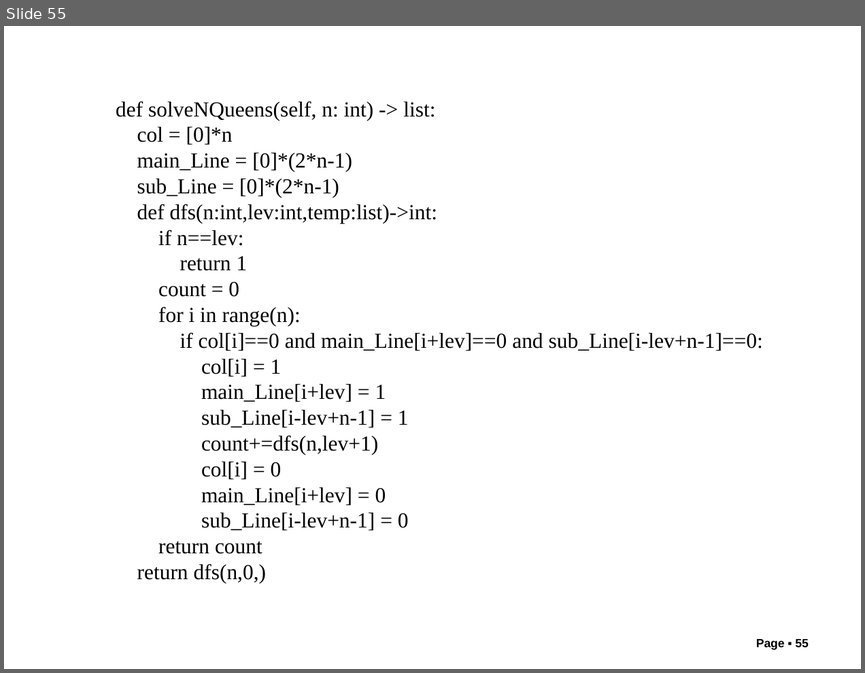
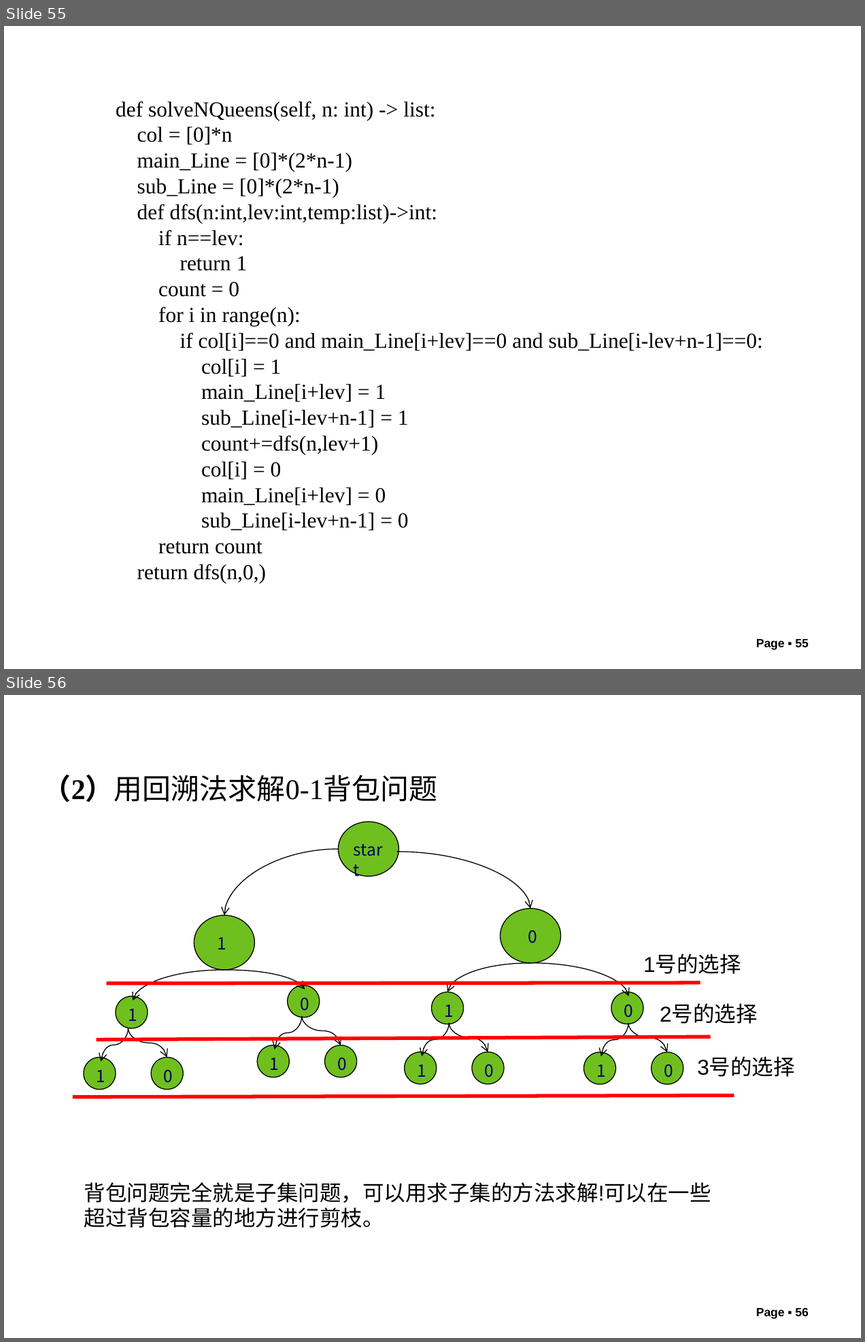
Before and after one commit to liutongling/DP, a slide deck: file/第6章 回朔法.pptx. Shown one above the other, each under a label of ours: slide 55 before the commit, slides 55 and 56 after it. The pictures are 865x673 and 865x1342 pixels, drawn with LibreOffice and Linux fonts; fonts in the diff are those of the drawing; background and template pictures are left out. Boxes give left, top, right and bottom in pixels: in the first picture for what was removed or moved away, otherwise in the second. Text is boxed around its words. In the diff, an @@ line names an element or a change of style, - is before the commit and + after.

```diff
--- a/file/第6章 回朔法.pptx
+++ b/file/第6章 回朔法.pptx
@@ slide 56 added at bbox=[4, 695, 861, 1338], background #FFFFFF @@
@@ text added at bbox=[43, 775, 438, 802], 24 pt, text #000000 @@
+（2）用回溯法求解0-1背包问题
@@ ellipse added at bbox=[338, 821, 399, 877], fill #6FC01E, outline #000000 0.75 pt @@
@@ text added at bbox=[345, 834, 397, 867], 14 pt, text #000066 @@
+start
@@ curved arrow added from (338, 849) to (224, 915), #000000 0.75 pt @@
@@ curved arrow added from (397, 852) to (530, 909), #000000 0.75 pt @@
@@ ellipse added at bbox=[194, 915, 255, 970], fill #6FC01E, outline #000000 0.75 pt @@
@@ ellipse added at bbox=[500, 909, 561, 963], fill #6FC01E, outline #000000 0.75 pt @@
@@ text added at bbox=[218, 937, 227, 949], 14 pt, text #000066 @@
+1
@@ text added at bbox=[528, 930, 538, 943], 14 pt, text #000066 @@
+0
@@ text added at bbox=[643, 955, 741, 974], 18 pt, text #000000 @@
+1号的选择
@@ curved arrow added from (224, 970) to (133, 1000), #000000 0.75 pt @@
@@ curved arrow added from (224, 970) to (305, 989), #000000 0.75 pt @@
@@ curved arrow added from (530, 963) to (447, 991), #000000 0.75 pt @@
@@ curved arrow added from (530, 963) to (629, 996), #000000 0.75 pt @@
@@ line added from (107, 983) to (700, 983), #FF0000 3 pt @@
@@ ellipse added at bbox=[116, 996, 147, 1028], fill #6FC01E, outline #000000 0.75 pt @@
@@ ellipse added at bbox=[288, 985, 320, 1017], fill #6FC01E, outline #000000 0.75 pt @@
@@ text added at bbox=[300, 997, 309, 1011], 14 pt, text #000066 @@
+0
@@ ellipse added at bbox=[432, 991, 463, 1023], fill #6FC01E, outline #000000 0.75 pt @@
@@ ellipse added at bbox=[611, 991, 643, 1023], fill #6FC01E, outline #000000 0.75 pt @@
@@ text added at bbox=[128, 1008, 138, 1021], 14 pt, text #000066 @@
+1
@@ group added at bbox=[257, 1016, 356, 1076]: 2 ellipses, 2 texts, 2 curved arrows @@
+0
+1
@@ text added at bbox=[444, 1004, 453, 1017], 14 pt, text #000066 @@
+1
@@ text added at bbox=[624, 1004, 634, 1017], 14 pt, text #000066 @@
+0
@@ text added at bbox=[660, 1004, 757, 1023], 18 pt, text #000000 @@
+2号的选择
@@ line added from (96, 1040) to (710, 1037), #FF0000 3 pt @@
@@ group added at bbox=[84, 1028, 183, 1089]: 2 ellipses, 2 texts, 2 curved arrows @@
+0
+1
@@ group added at bbox=[404, 1023, 504, 1083]: 2 ellipses, 2 texts, 2 curved arrows @@
+0
+1
@@ group added at bbox=[584, 1023, 683, 1084]: 2 ellipses, 2 texts, 2 curved arrows @@
+0
+1
@@ text added at bbox=[697, 1057, 795, 1076], 18 pt, text #000000 @@
+3号的选择
@@ line added from (73, 1097) to (734, 1095), #FF0000 3 pt @@
@@ text added at bbox=[84, 1182, 711, 1227], 18 pt, text #000000 @@
+背包问题完全就是子集问题，可以用求子集的方法求解!可以在一些超过背包容量的地方进行剪枝。
@@ page number added at bbox=[756, 1308, 808, 1319], 10 pt, text #000000, bold @@
+Page ▪ 56
```
Also in this commit, not shown: 2 slides changed, 6 other slides added, 3 other files.
